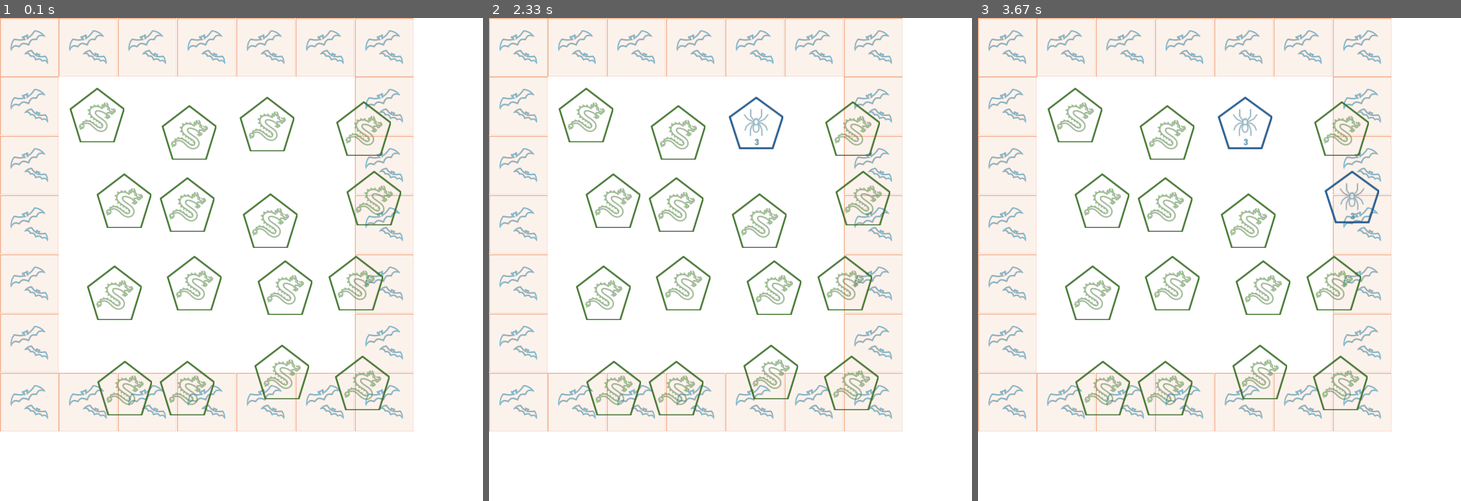
Above: before the commit, frames 1-3 (left to right).
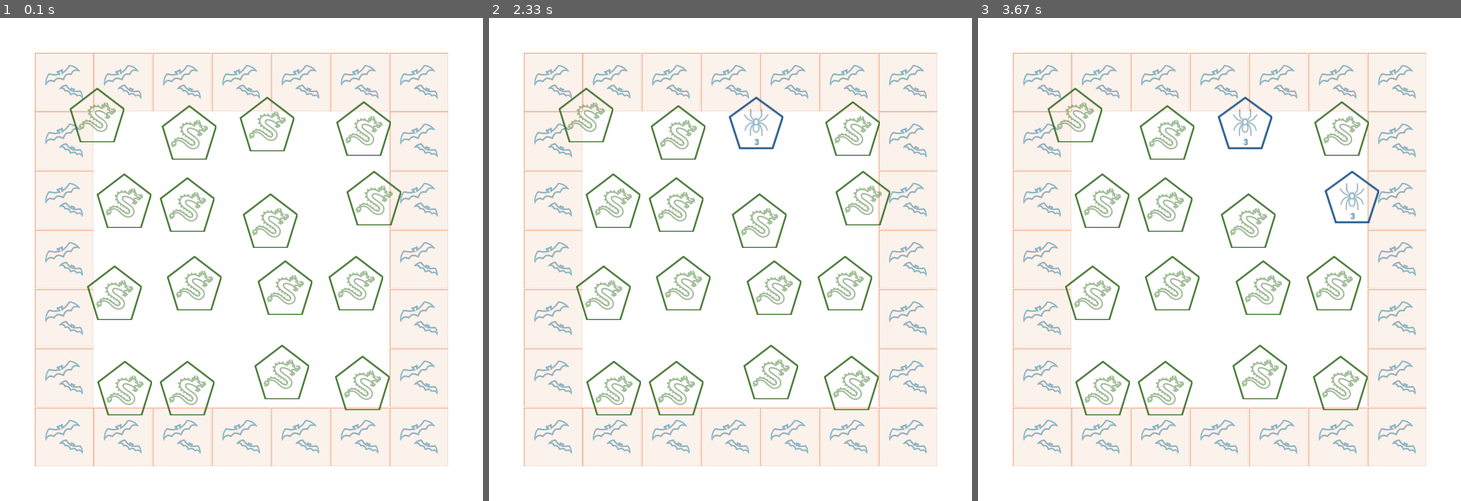
Above: after the commit, the same moments.

Repository: DesmondChongQiXiang/FIT3077
Game: pygame game, started from Sprint2_Game/main.py
The game is run twice, just before and just after one commit, with the same random seed, the same clock (stepped at 60 frames per second) and the same inputs.
Inputs (mouse positions are in pixels of both pictures, inside the frame that each line leads up to):
- Up to frame 1 (0.1 s): no input
- Up to frame 2 (2.33 s): click (580, 187) at 1.38 s; click (909, 428) at 1.72 s; click (740, 95) at 2.05 s
- Up to frame 3 (3.67 s): click (1195, 385) at 2.38 s; click (1205, 177) at 2.72 s; click (1151, 158) at 3.05 s; click (1345, 216) at 3.38 s

The runs differ from the first frame. In frame 1, 10% of the frame differs, in the area x 0-93%, y 0-93%; in frame 2, 10%; in frame 3, 10%.

Commit message:
default game board now centralised on screen and gives space for caves

Diff:
--- a/Sprint2_Game/game_objects/game_board/DefaultGameBoard.py
+++ b/Sprint2_Game/game_objects/game_board/DefaultGameBoard.py
@@ -7,6 +7,7 @@
 from screen.DrawableByAsset import DrawableByAsset
 from screen.DrawAssetInstruction import DrawAssetInstruction
 from core.singletons import PygameScreenController_instance
+from utils.pygame_utils import get_coords_for_center_drawing_in_rect
 
 
 class DefaultGameBoard(GameBoard, DrawableByAsset):
@@ -59,7 +60,7 @@
                 f"There must be {DefaultGameBoard.get_tiles_required()} tiles in the main tile sequence (len={main_tiles_only_len}). DIMENSION_CELL_COUNT = {DefaultGameBoard.DIMENSION_CELL_COUNT}."
             )
 
-    #### GameBoard interface
+    # ------ GameBoard interface -----------------------------------------------------------------------------------
     def move_character_by_steps(self, character: PlayableCharacter, steps: int) -> None:
         pass
 
@@ -74,7 +75,7 @@
     def add_chit_card(self, chit_card: ChitCard) -> None:
         pass
 
-    #### DrawableByAsset interface
+    # ------ DrawableByAsset interface -------------------------------------------------------------------------
     def get_draw_assets_instructions(self) -> list[DrawAssetInstruction]:
         """
         Instructions to draw the game board as a square of square cells, with the number of cells on each dimension equal to
@@ -88,6 +89,8 @@
         width, height = PygameScreenController_instance().get_screen_size()
         main_width, main_height = width - width // DefaultGameBoard.DIMENSION_CELL_COUNT, height - height // DefaultGameBoard.DIMENSION_CELL_COUNT
         square_size: float = main_width / DefaultGameBoard.DIMENSION_CELL_COUNT
+        main_x, main_y = get_coords_for_center_drawing_in_rect((0, 0), (width, height), (main_width, main_height))
+        main_x0, main_x1, main_y0, main_y1 = main_x, main_x + DefaultGameBoard.DIMENSION_CELL_COUNT * square_size, main_y, main_y + DefaultGameBoard.DIMENSION_CELL_COUNT * square_size
 
         draw_instructions: list[DrawAssetInstruction] = []
 
@@ -97,21 +100,21 @@
         for i, tile in enumerate(self.__main_tile_sequence):
             i = i - i_offset
 
-            if tile in self.__starting_tiles_set:   # don't draw starting tiles
+            if tile in self.__starting_tiles_set:  # don't draw starting tiles
                 i_offset += 1
                 continue
 
             if i < i_top:  # draw top row
-                tile.set_draw_data(TileDrawData((int(square_size * i), 0), (int(square_size), int(square_size))))
+                tile.set_draw_data(TileDrawData((int(main_x0 + square_size * i), main_y0), (int(square_size), int(square_size))))
             elif i < i_right:  # draw right column
                 factor: int = i - i_top + 1
-                tile.set_draw_data(TileDrawData((int(main_width - square_size), int(square_size * factor)), (int(square_size), int(square_size))))
+                tile.set_draw_data(TileDrawData((int(main_x1 - square_size), int(main_y0 + square_size * factor)), (int(square_size), int(square_size))))
             elif i < i_bottom:  # draw bottom column
                 factor: int = i - i_right + 1
-                tile.set_draw_data(TileDrawData((int(main_width - square_size * (factor + 1)), int(main_height - square_size)), (int(square_size), int(square_size))))
+                tile.set_draw_data(TileDrawData((int(main_x1 - square_size * (factor + 1)), int(main_y1 - square_size)), (int(square_size), int(square_size))))
             else:  # draw left column
                 factor: int = i - i_bottom + 1
-                tile.set_draw_data(TileDrawData((0, int(main_height - square_size * (factor+1))), (int(square_size), int(square_size))))
+                tile.set_draw_data(TileDrawData((main_x0, int(main_y1 - square_size * (factor + 1))), (int(square_size), int(square_size))))
 
         # getting draw instructions after setting draw data
         for tile in self.__main_tile_sequence:
@@ -120,7 +123,7 @@
 
         return draw_instructions
 
-    ### Static methods
+    # ------- Static methods -------------------------------------------------------------------------------------
     @staticmethod
     def get_chit_card_safe_area() -> tuple[tuple[int, int], tuple[int, int]]:
         """Get the square safe area for the chit cards.
--- a/Sprint2_Game/utils/pygame_utils.py
+++ b/Sprint2_Game/utils/pygame_utils.py
@@ -12,7 +12,7 @@
     Args:
         rect_coords: The coordinates of the rectangle in form (x, y)
         rect_size: The size of the rectangle in form in pixels in form (width, height)
-        draw_size: The size of the element to draw in pixels in form(width, height)
+        draw_size: The size of the element to draw in pixels in form (width, height)
 
     Returns:
         The coordinates to draw at in form (x, y)
